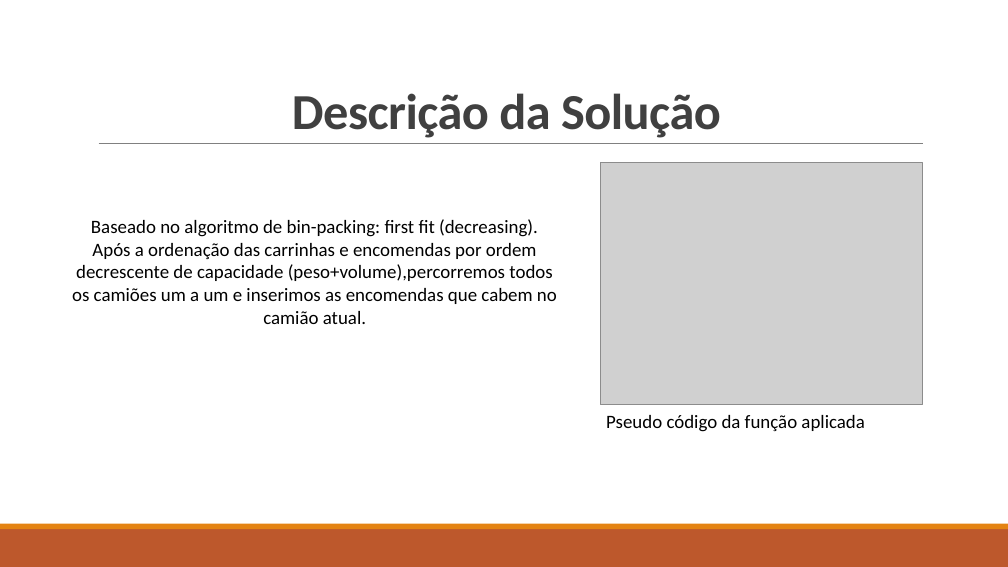
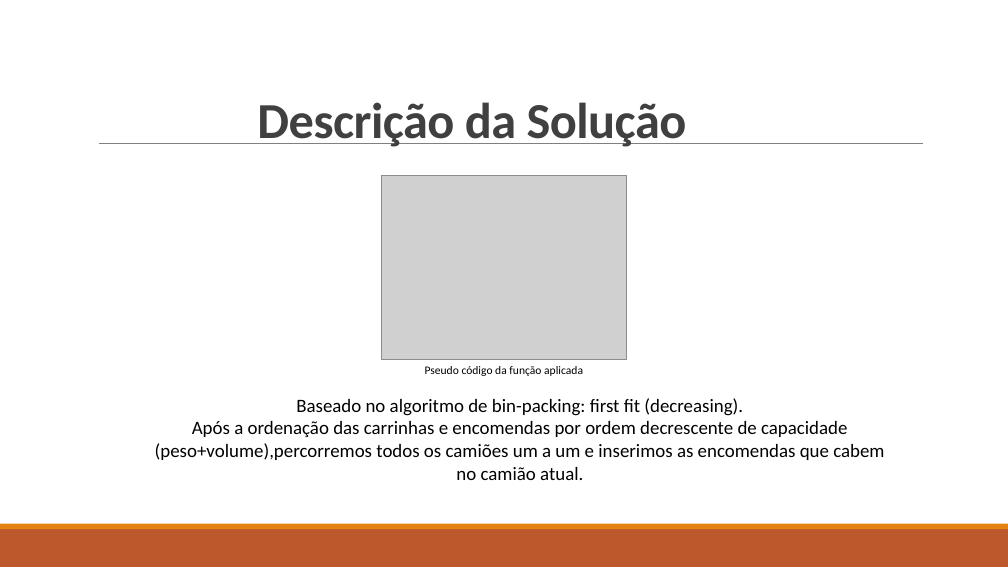
Before and after one commit to Miggs7/DA-Proj-22, a slide deck: slide 4 of Presentation/Logística Urbana para Entrega de Mercadorias.pptx. Drawn at 1008x567 pixels with LibreOffice and Linux fonts; fonts in the diff are those of the drawing; grey boxes stand for pictures. Boxes give left, top, right and bottom in pixels: in the first picture for what was removed or moved away, otherwise in the second. Text is boxed around its words. In the diff, an @@ line names an element or a change of style, - is before the commit and + after.

```diff
--- a/Presentation/Logística Urbana para Entrega de Mercadorias.pptx
+++ b/Presentation/Logística Urbana para Entrega de Mercadorias.pptx
@@ title "Descrição da Solução": place and size @@
-title "Descrição da Solução" at (292,93,721,138)
+title "Descrição da Solução" at (257,102,687,147)
@@ picture: place and size @@
-picture at (600,163,923,405)
+picture at (382,175,626,359)
@@ text "Pseudo código da função aplicada": place and size @@
-text "Pseudo código da função aplicada" at (606,415,865,432)
+text "Pseudo código da função aplicada" at (425,366,583,376)
@@ text "Pseudo código da função aplicada" at (425,366,583,376): size 18 to 11 pt @@
@@ text "Baseado no algoritmo de bin-packing: ..." rewrapped from (72,219,557,324) to (155,398,884,480) @@
```
Also in this commit, not shown: 2 other slides changed, 5 other files.
